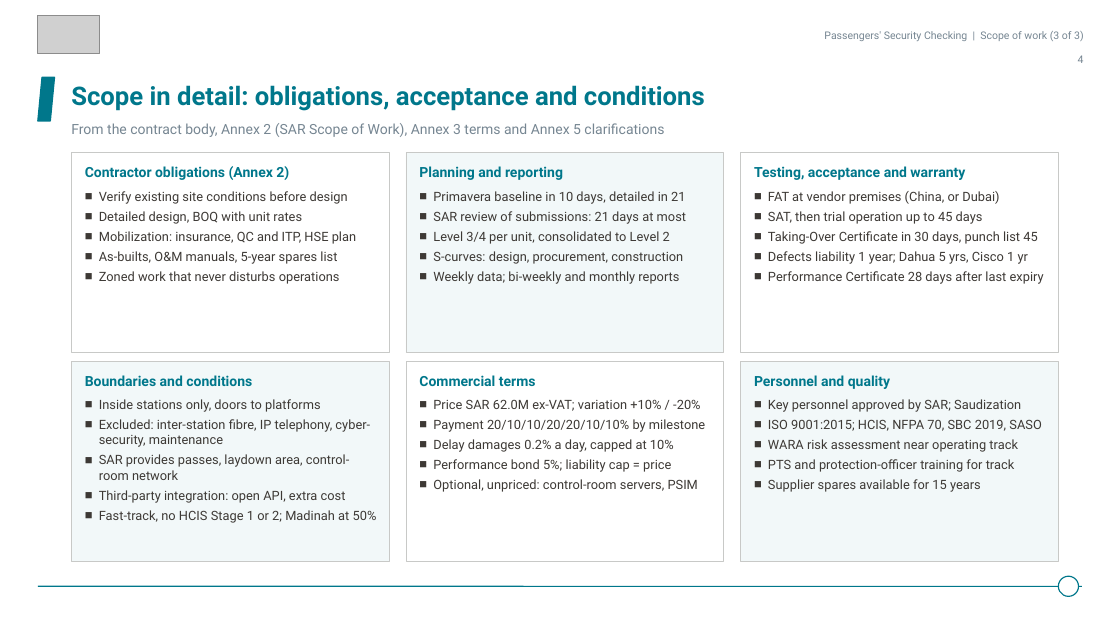
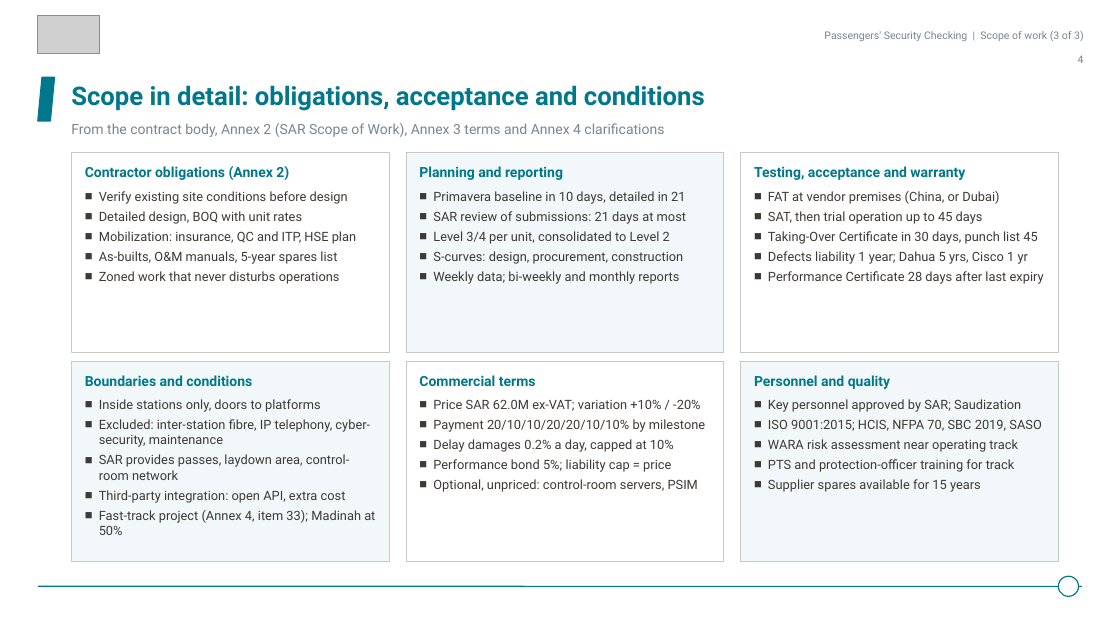
Before and after one commit to mostafaessam8-source/sar-security-program, a slide deck: slide 4 of presentation/SAR_Security_Program_Presentation.pptx. Drawn at 1120x630 pixels with LibreOffice and Linux fonts; fonts in the diff are those of the drawing; grey boxes stand for pictures. Boxes give left, top, right and bottom in pixels: in the first picture for what was removed or moved away, otherwise in the second. Text is boxed around its words. In the diff, an @@ line names an element or a change of style, - is before the commit and + after.

```diff
--- a/presentation/SAR_Security_Program_Presentation.pptx
+++ b/presentation/SAR_Security_Program_Presentation.pptx
@@ text at <box>71,123,664,137</box>: text changed @@
-From the contract body, Annex 2 (SAR Scope of Work), Annex 3 terms and Annex 5 clarifications
+From the contract body, Annex 2 (SAR Scope of Work), Annex 3 terms and Annex 4 clarifications
@@ text at <box>99,510,375,535</box>: text changed @@
-■ Fast-track, no HCIS Stage 1 or 2; Madinah at 50%
+■ Fast-track project (Annex 4, item 33); Madinah at 50%
```
Also in this commit, not shown: 1 other slide changed, 3 other files.
